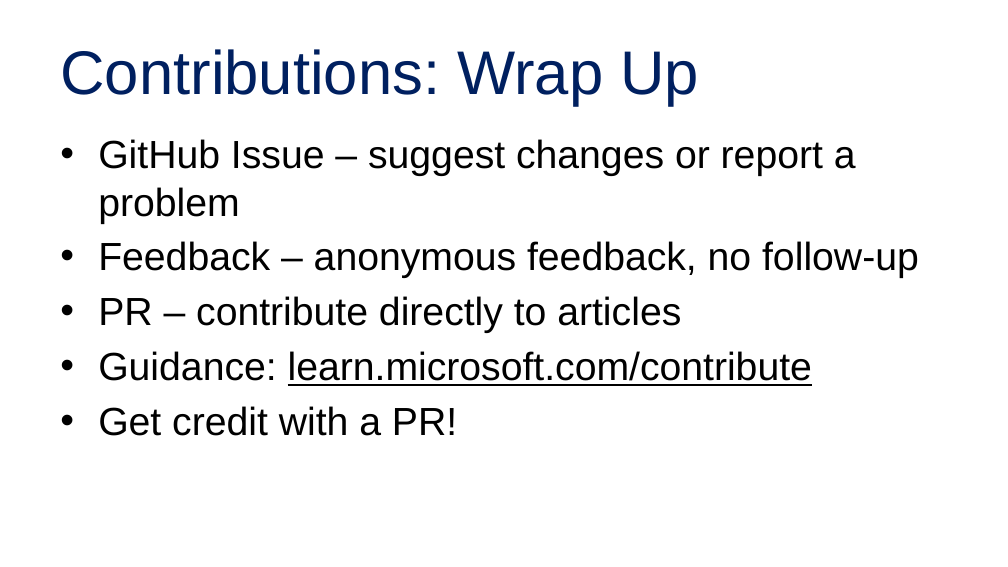
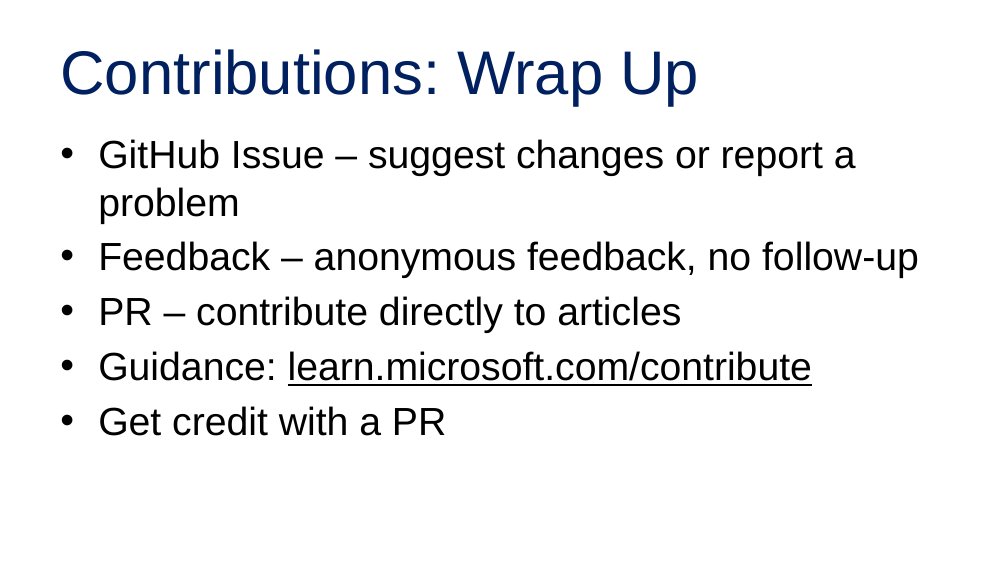
Before and after one commit to alvinashcraft/speaking, a slide deck: slide 15 of 2025/1116_VSLiveOrlando/Contributing to Learn/VSLive Orlando 25 - Become a MS Learn Contributor_AlvinAshcraft.pptx. Drawn at 1008x567 pixels with LibreOffice and Linux fonts; fonts in the diff are those of the drawing; background and template pictures are left out. Boxes give left, top, right and bottom in pixels: in the first picture for what was removed or moved away, otherwise in the second. Text is boxed around its words. In the diff, an @@ line names an element or a change of style, - is before the commit and + after.

```diff
--- a/2025/1116_VSLiveOrlando/Contributing to Learn/VSLive Orlando 25 - Become a MS Learn Contributor_AlvinAshcraft.pptx
+++ b/2025/1116_VSLiveOrlando/Contributing to Learn/VSLive Orlando 25 - Become a MS Learn Contributor_AlvinAshcraft.pptx
@@ text at [98,406,446,436]: text changed @@
-• Get credit with a PR!
+• Get credit with a PR
```
Also in this commit, not shown: 1 other slide changed.
